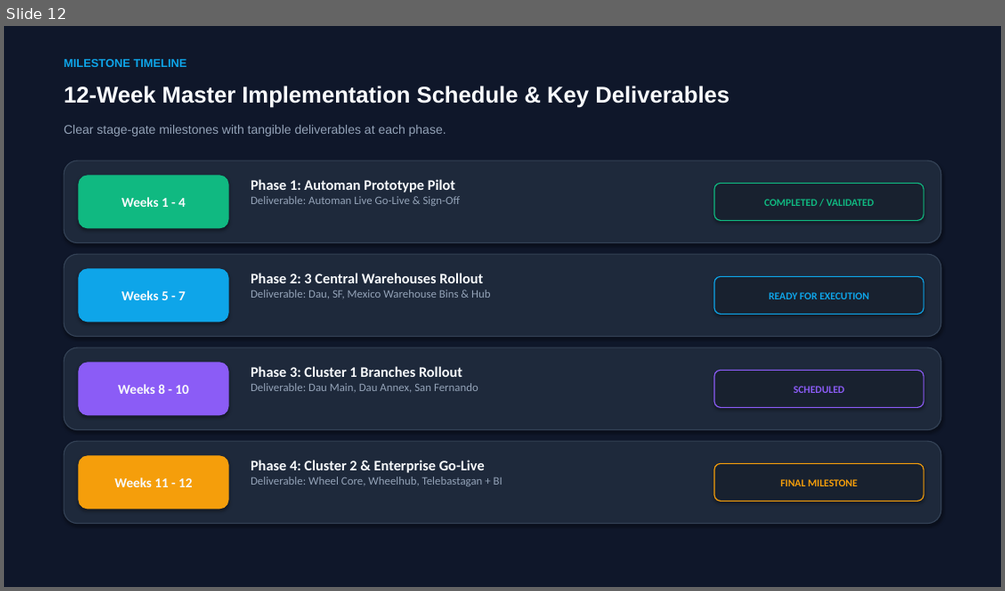
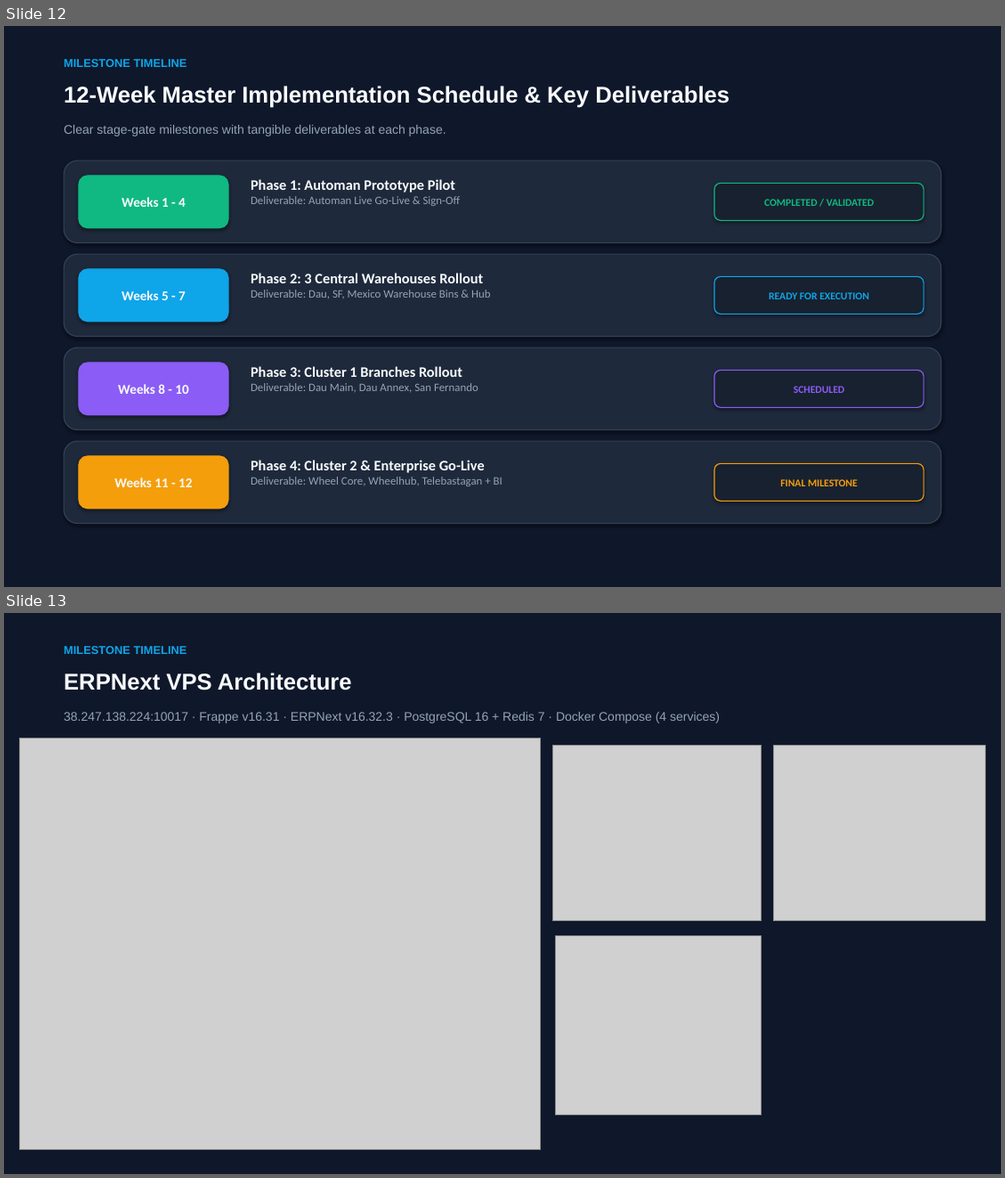
Before and after one commit to Ark143/erpnext-system, a slide deck: docs/ERPNEXT_VMS_IMPLEMENTATION_PLAN_DECK.pptx. Shown one above the other, each under a label of ours: slide 12 before the commit, slides 12 and 13 after it. The pictures are 1005x591 and 1005x1178 pixels, drawn with LibreOffice and Linux fonts; fonts in the diff are those of the drawing; grey boxes stand for pictures. Boxes give left, top, right and bottom in pixels: in the first picture for what was removed or moved away, otherwise in the second. Text is boxed around its words. In the diff, an @@ line names an element or a change of style, - is before the commit and + after.

```diff
--- a/docs/ERPNEXT_VMS_IMPLEMENTATION_PLAN_DECK.pptx
+++ b/docs/ERPNEXT_VMS_IMPLEMENTATION_PLAN_DECK.pptx
@@ slide 13 added at (4, 613, 1001, 1174), background #0F172A @@
@@ text added at (64, 646, 187, 654), 11 pt, text #0EA5E9, bold @@
+MILESTONE TIMELINE
@@ text added at (64, 673, 352, 690), 22 pt, text #F8FAFC, bold @@
+ERPNext VPS Architecture
@@ text added at (64, 712, 720, 723), 12 pt, text #94A3B8 @@
+38.247.138.224:10017 · Frappe v16.31 · ERPNext v16.32.3 · PostgreSQL 16 + Redis 7 · Docker Compose (4 services)
@@ picture added at (20, 738, 541, 1149) @@
@@ picture added at (553, 746, 761, 921) @@
@@ picture added at (774, 746, 985, 921) @@
@@ picture added at (555, 935, 761, 1114) @@
```
Also in this commit, not shown: 22 other files.
